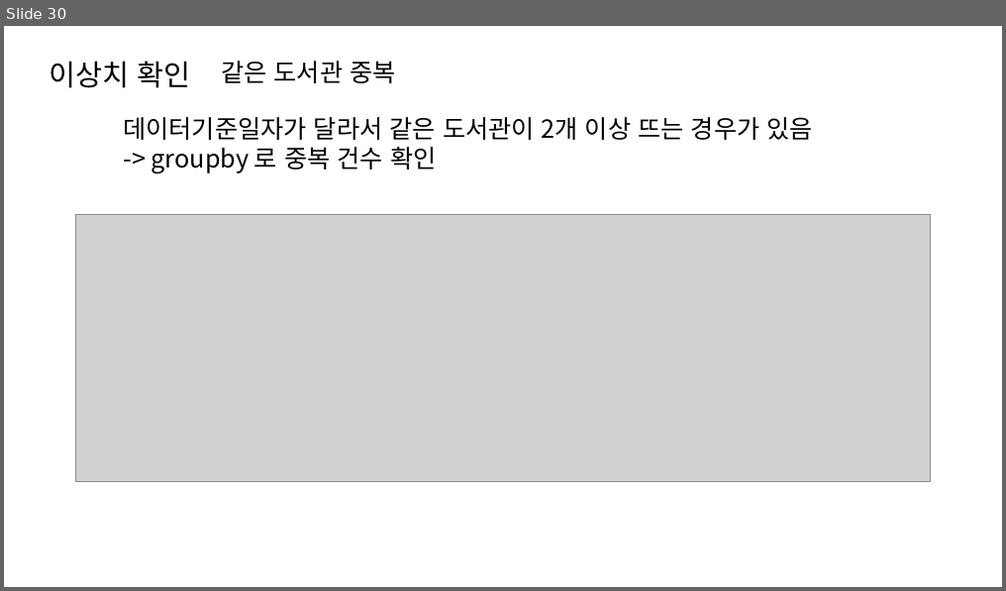
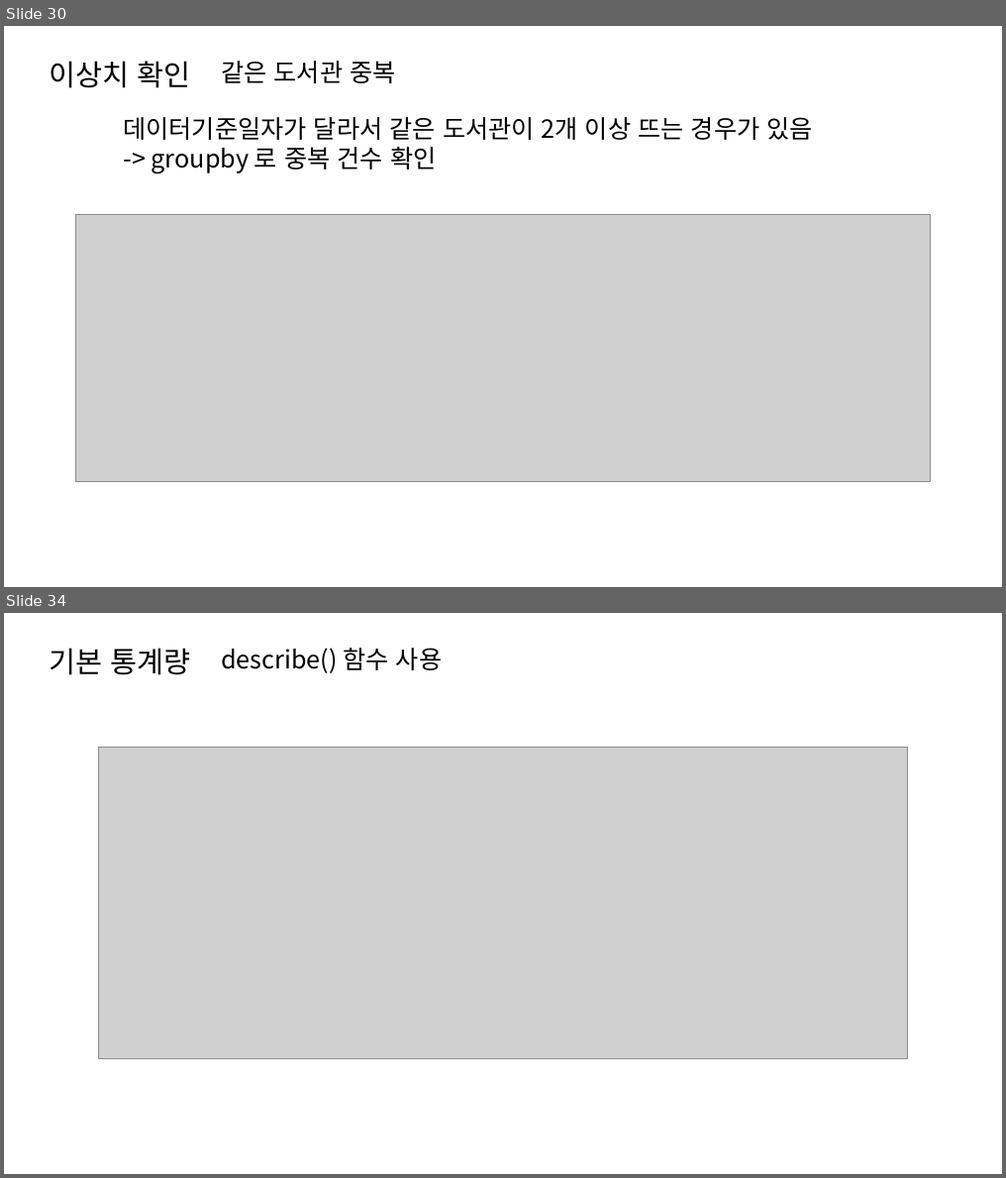
Before and after one commit to dev-hw/SeSAC-live_map, a slide deck: 230810.pptx. Shown one above the other, each under a label of ours: slide 30 before the commit, slides 30 and 34 after it; the slides between them are not shown. The pictures are 1006x591 and 1006x1178 pixels, drawn with LibreOffice and Linux fonts; fonts in the diff are those of the drawing; grey boxes stand for pictures. Boxes give left, top, right and bottom in pixels: in the first picture for what was removed or moved away, otherwise in the second. Text is boxed around its words. In the diff, an @@ line names an element or a change of style, - is before the commit and + after.

```diff
--- a/230810.pptx
+++ b/230810.pptx
@@ slide 34 added at box(4, 613, 1002, 1174), background #FFFFFF @@
@@ text added at box(49, 648, 190, 675), 28 pt, text #000000 @@
+기본 통계량
@@ text added at box(221, 648, 442, 673), 24 pt, text #000000 @@
+describe() 함수 사용
@@ picture added at box(98, 747, 908, 1059) @@
```
Also in this commit, not shown: 1 slide changed, 6 other slides added.
